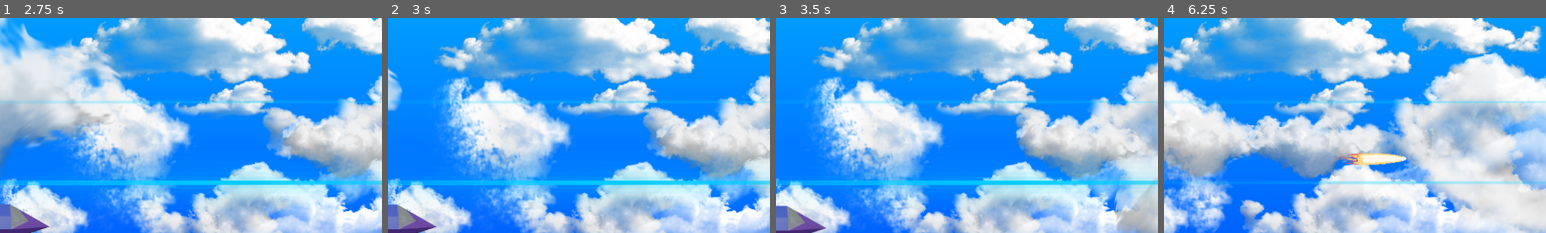
Above: before the commit, frames 1-4 (left to right).
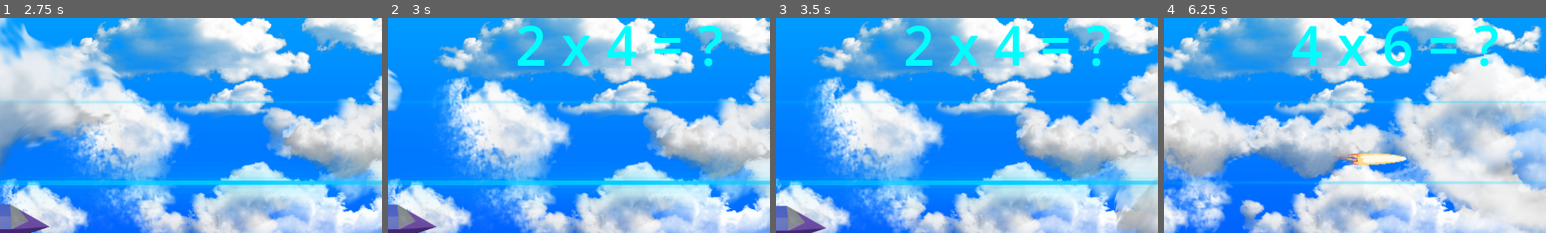
Above: after the commit, the same moments.

Repository: GGamezebo/quizmatik
Game: Godot game, scene res://main.tscn
Same seed, same stepped clock (60 frames per second), same inputs: the game is played once before the commit and once after it. The engine's default icon, where the game draws it, is replaced by a stand-in: a white triangle on a blue panel in a dark square.
Inputs:
- Up to frame 1 (2.75 s): click "Старт" at 0.5 s; tap Enter at 1.25 s; hold Right 1.28-2.03 s; tap Space (shoot) at 1.35 s; hold Down (ui_down) from 2.03 s (still down); tap Tab at 2.1 s
- Up to frame 2 (3 s): release Down (ui_down) at 2.78 s; hold Right from 2.78 s (still down); tap Space (shoot) at 2.85 s
- Up to frame 3 (3.5 s): keep holding Right
- Up to frame 4 (6.25 s): release Right at 3.53 s; hold Up (ui_up) 3.53-4.28 s; tap Tab at 3.6, 5.1 s; hold Left 4.28-5.78 s; tap Space (shoot) at 4.35, 5.85 s; hold Down (ui_down) from 5.78 s (still down)
The pictures show only the part of the screen within x 20-70%, y 3-53%; the shares and areas given below are measured in that part.

Frame 1 is identical in both runs. In frame 2, 2.5% of the frame differs, in the area x 34-88%, y 3-23%; in frame 3, 2.5%; in frame 4, 2.7%, in the area x 33-88%, y 3-23%.

Commit message:
update_resource (Training room)

Diff:
--- /dev/null
+++ b/core/lib/ResourceUtils.gd
@@ -0,0 +1,38 @@
+class_name ResourceUtils
+extends RefCounted
+
+static func update_resource(target: Resource, source: Resource) -> void:
+	if not target or not source:
+		push_error("Resource update failed: Target or Source is null.")
+		return
+
+	if target.get_script() != source.get_script():
+		push_warning("Resource update: Target and Source scripts mismatch.")
+
+	# Iterate through all object properties
+	for property in source.get_property_list():
+		var prop_name: String = property["name"]
+		var prop_usage: int = property["usage"]
+
+		# Filter properties:
+		# 1. PROPERTY_USAGE_STORAGE: include only exported or persistent variables
+		# 2. Skip "script" and "resource_path" to avoid breaking object logic or identity
+		if prop_usage & PROPERTY_USAGE_STORAGE and prop_name != "script" and prop_name != "resource_path":
+			var value = source.get(prop_name)
+
+			if value == null:
+				target.set(prop_name, null)
+				continue
+
+			# Handle reference types to ensure deep copy where necessary
+			if value is Array or value is Dictionary:
+				target.set(prop_name, value.duplicate(true))
+			elif value is Resource:
+				# Duplicate nested resources to avoid shared state
+				target.set(prop_name, value.duplicate(true))
+			else:
+				# Atomic types (int, float, bool, Vector3, etc.) are passed by value
+				target.set(prop_name, value)
+
+	# Notify all subscribers that the data has been updated
+	target.emit_changed()
--- a/src/common/game_config_default.gd
+++ b/src/common/game_config_default.gd
@@ -12,24 +12,5 @@
 @export_category("AirPlane")
 @export var player_air_plane_speed: float = 800.0
 
-
-@export var answer_speed1: float = 50.0
-@export var answer_speed2: float = 50.0
-@export var answer_speed3: float = 50.0
-@export var answer_speed4: float = 50.0
-@export var answer_speed5: float = 50.0
-@export var answer_speed6: float = 50.0
-@export var answer_speed7: float = 50.0
-@export var answer_speed9: float = 50.0
-@export var answer_speed0: float = 50.0
-@export var answer_spee1: float = 50.0
-@export var answer_spee2: float = 50.0
-@export var answer_spee3: float = 50.0
-@export var answer_spee4: float = 50.0
-@export var answer_spee5: float = 50.0
-@export var answer_spee6: float = 50.0
-@export var answer_spee7: float = 50.0
-
-
 func clone() -> GameConfig:
 	return self.duplicate(true)
--- a/src/contexts/game_context/game_config.tres
+++ b/src/contexts/game_context/game_config.tres
@@ -1,4 +1,4 @@
-[gd_resource type="Resource" script_class="GameConfigDefault" format=3 uid="uid://dm0y63q0p566f"]
+[gd_resource type="Resource" script_class="GameConfig" format=3 uid="uid://dm0y63q0p566f"]
 
 [ext_resource type="Script" uid="uid://cjyn2dgnipjnn" path="res://src/common/game_config_default.gd" id="1_5nvfc"]
 
--- a/src/contexts/game_context/game_context.gd
+++ b/src/contexts/game_context/game_context.gd
@@ -5,4 +5,4 @@
 func initialize(_data: Dictionary) -> void:
 	var scenario: GameConfig = _data.get('game_config')
 	if scenario:
-		game_config = scenario
+		ResourceUtils.update_resource(game_config, scenario)
--- a/src/contexts/game_context/game_context.tscn
+++ b/src/contexts/game_context/game_context.tscn
@@ -175,4 +175,5 @@
 layout_mode = 2
 text = "EXIT"
 
+[connection signal="ev_question_changed" from="GameManager/GameState" to="HUD/Question" method="_on_game_state_ev_question_changed"]
 [connection signal="button_down" from="HUD/RightPanel/Exit" to="HUD" method="_on_exit_button_down"]
--- a/src/contexts/menu_context/menu_context.tscn
+++ b/src/contexts/menu_context/menu_context.tscn
@@ -4,7 +4,6 @@
 [ext_resource type="Resource" uid="uid://gld8eub23u54" path="res://src/contexts/main_context/main_events.tres" id="2_35kkh"]
 [ext_resource type="Script" uid="uid://bcskwis6ebs5f" path="res://core/lib/window_stack_manager/window_stack_manager.gd" id="3_5oxuo"]
 [ext_resource type="Resource" uid="uid://dsqbcw3nqv3lc" path="res://src/common/game_config_default.tres" id="3_c311k"]
-[ext_resource type="Resource" uid="uid://dm0y63q0p566f" path="res://src/contexts/game_context/game_config.tres" id="3_po8ig"]
 [ext_resource type="Script" uid="uid://bb1j5h4a60ooo" path="res://core/lib/window_stack_manager/button_window_stack_transition.gd" id="4_haj1v"]
 [ext_resource type="Script" uid="uid://dwus2ghsyt5xv" path="res://src/contexts/menu_context/training_room_window/training_room_window.gd" id="5_n67ar"]
 [ext_resource type="Resource" uid="uid://b117f7np5nlps" path="res://src/contexts/menu_context/training_room_window/training_room_game_config.tres" id="6_vp6ju"]
@@ -159,7 +158,7 @@
 size_flags_horizontal = 3
 size_flags_vertical = 3
 script = ExtResource("5_n67ar")
-config = ExtResource("3_po8ig")
+config = ExtResource("6_vp6ju")
 
 [node name="HBoxContainer" type="HBoxContainer" parent="UI/TrainingRoomWindow/CenterContainer/VBoxContainer" unique_id=325016311]
 layout_mode = 2
--- a/src/contexts/menu_context/training_room_window/training_room_window.gd
+++ b/src/contexts/menu_context/training_room_window/training_room_window.gd
@@ -12,8 +12,8 @@
 
 
 func _ready():
-	config = load_saved_config()
-
+	var new_config = load_saved_config()
+	ResourceUtils.update_resource(config, new_config)
 	if config:
 		regenerate_ui()
 
@@ -23,7 +23,7 @@
 		return load(SAVE_PATH)
 	elif config:
 		print("Clone training room game config")
-		return config.clone()
+		return config
 	return null
 
 func save_config_to_disk():
@@ -94,6 +94,6 @@
 	add_child(hbox)
 
 func _on_reset_setting_pressed() -> void:
-	config = GameConfig.new()
+	ResourceUtils.update_resource(config, GameConfig.new())
 	regenerate_ui()
 	save_config_to_disk()
Not shown, added: core/lib/ResourceUtils.gd.uid
